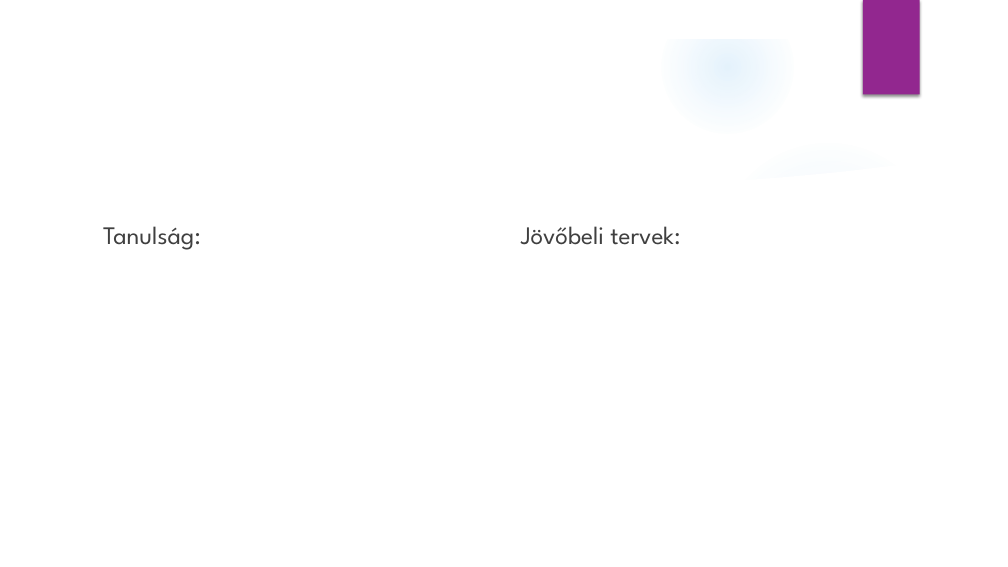
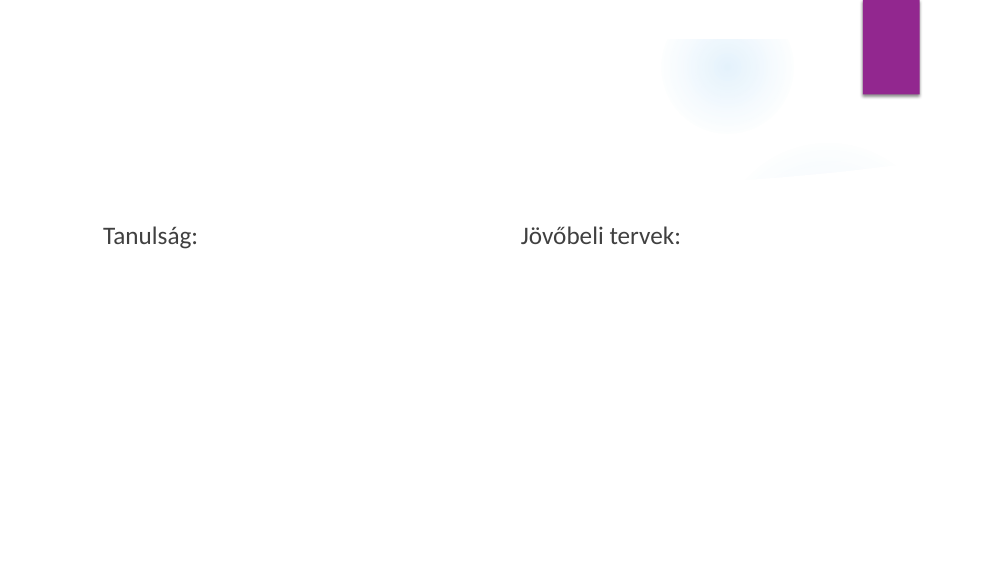
Before and after one commit to M3morui/html, a slide deck: slide 8 of karacsony/Karácsonyi Honlap Projekt.pptx (slide 7 before the commit). Drawn at 1008x567 pixels with LibreOffice and Linux fonts; fonts in the diff are those of the drawing; background and template pictures are left out. Boxes give left, top, right and bottom in pixels: in the first picture for what was removed or moved away, otherwise in the second. Text is boxed around its words. In the diff, an @@ line names an element or a change of style, - is before the commit and + after.

```diff
--- a/karacsony/Karácsonyi Honlap Projekt.pptx
+++ b/karacsony/Karácsonyi Honlap Projekt.pptx
@@ text "Tanulság:" at [103,226,198,249]: font League Spartan to Calibri @@
@@ text "Jövőbeli tervek:" at [521,226,682,244]: font League Spartan to Calibri @@
```
Also in this commit, not shown: 6 other slides changed, 2 slides added, 6 other files.
